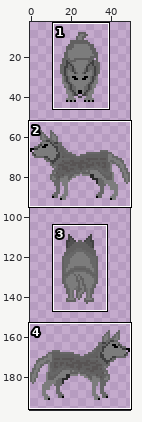
Sprite sheet, stored at resources/textures/wolf.png. The first picture is a wide view before the edit; the outline marks the close-up.
Close-up. Before:
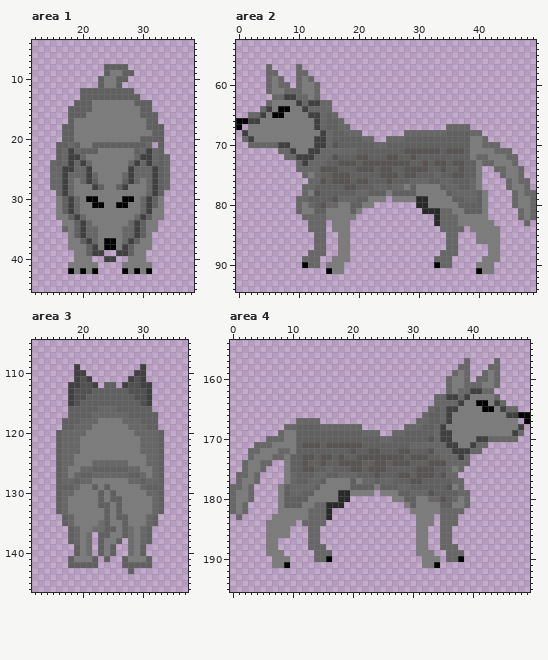
The file is 50x200 pixels. Colours within 5 levels of each other are drawn and written as one. Shown: area 1: x 12..38, y 4..45; area 2: x 0..49, y 53..94; area 3: x 12..37, y 105..146; area 4: x 0..49, y 154..195. The wide view leaves out empty margins.
The result:
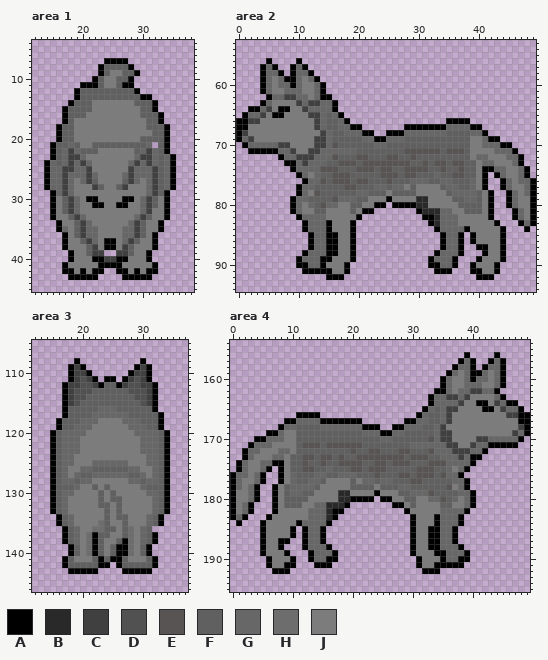
Palette (. is transparent): A #000000  B #292929  C #404040  D #515151  E #585454  F #616060  G #676767  H #6d6d6d  J #7c7c7c
Diff:
Changed rows in their new state; - is an unchanged pixel.
Area 1:
first column x 14:
 7 ----------AAAA--------
 8 ---------A----A-------
 9 ---------A-----A------
10 --------A-----A-------
11 ------AAA----AA-------
12 -----A---------A------
13 -----A----------AA----
14 ----A-------------A---
15 ---A--------------A---
16 ---A---------------A--
17 ---A---------------A--
18 --A-----------------A-
19 --A-----------------A-
20 --A-----------------A-
21 -A------------------A-
22 -A------------------A-
23 -A-------------------A
24 A--------------------A
25 A--------------------A
26 A--------------------A
27 A--------------------A
28 A--------------------A
29 -A------------------A-
30 -A------------------A-
31 -A------------------A-
32 -A------------------A-
33 -A------------------A-
34 --A----------------A--
35 --A----------------A--
36 ---A--------------A---
37 ---A--------------A---
38 ---A--------------A---
39 ----A------------A----
40 ----A---AA--AA---A----
41 ---A-----AAAA-----A---
42 ---A-----A--A-----A---
43 ----AAAAA----AAAAA----
Area 2:
first column x 0:
56 -----A----A---------------------------------------
57 ----A-A--A-A--------------------------------------
58 ----A--A-A--A-------------------------------------
59 ----A---AA---A------------------------------------
60 ----A----A----A-----------------------------------
61 ----A---------A-----------------------------------
62 -----A--------AA----------------------------------
63 ----A-----------A---------------------------------
64 --AA------------A---------------------------------
65 -A---------------A--------------------------------
66 ------------------A----------------AAAA-----------
67 -A-----------------AA-------AAAAAAA----AA---------
68 A--------------------AA--AAA-------------A--------
69 A----------------------AA-----------------AA------
70 -A------------------------------------------AA----
71 --AAAAA---------------------------------------A---
72 -------A---------------------------------------A--
73 --------AA-------------------------------------A--
74 ---------A-------------------------------AA-----A-
75 ----------A------------------------------A-A----A-
76 -----------A-----------------------------A--A----A
77 ----------A------------------------------A--A----A
78 ----------A-------------------------------A--A---A
79 ---------A---------------A----------------A--A---A
80 ---------A-------------AA-AAAA------------A--A---A
81 ---------A-----------AA-------A-----------A---A--A
82 ----------A---------A----------AA---------A---A--A
83 -----------A---A---A------------A----------A---A-A
84 -----------A---A---A-------------A----A-----A---A-
85 ------------A--AA--A--------------A--A-A----A-----
86 ------------A--AA--A--------------A--A-A----A-----
87 ------------A--AA--A--------------A--A--AA--A-----
88 -----------A---AA--A-------------A---A---A--A-----
89 ----------A---AA---A------------A---A---A---A-----
90 ----------A---A---A-------------A---A--A---A------
91 -----------AAAA---A--------------AAA---A---A------
92 ---------------AAA----------------------AAA-------
Area 3:
first column x 15:
108 ----A----------A----
109 ---A-A--------A-A---
110 ---A--A------A--A---
111 ---A---A-AA-A---A---
112 --A-----A--A-----A--
113 --A--------------A--
114 --A--------------A--
115 --A--------------A--
116 --A--------------A--
117 --A---------------A-
118 -A----------------A-
119 -A----------------A-
120 A------------------A
121 A------------------A
122 A------------------A
123 A------------------A
124 A------------------A
125 A------------------A
126 A------------------A
127 A------------------A
128 A------------------A
129 A------------------A
130 A------------------A
131 A------------------A
132 A------------------A
133 A------------------A
134 -A----------------A-
135 -A----------------A-
136 --A-----------------
137 --A----A---------A--
138 --A----A----A----A--
139 ---A---A---AA---A---
140 ---A---A---AA---A---
141 --A-----A-AA-----A--
142 --A-----AA-A-----A--
143 ---AAAAA----AAAAA---
Area 4:
first column x 0:
156 ---------------------------------------A----A-----
157 --------------------------------------A-A--A-A----
158 -------------------------------------A--A-A--A----
159 ------------------------------------A---AA---A----
160 -----------------------------------A----A----A----
161 -----------------------------------A---------A----
162 ----------------------------------AA--------A-----
163 ---------------------------------A-----------A----
164 ---------------------------------A------------AA--
165 --------------------------------A---------------A-
166 -----------AAAA----------------A------------------
167 ---------AA----AAAAAAA-------AA-----------------A-
168 --------A-------------AAA--AA--------------------A
169 ------AA-----------------AA----------------------A
170 ----AA------------------------------------------A-
171 ---A---------------------------------------AAAAA--
172 --A---------------------------------------A-------
173 --A-------------------------------------AA--------
174 -A-----AA-------------------------------A---------
175 -A----A-A------------------------------A----------
176 A----A--A-----------------------------A-----------
177 A----A--A------------------------------A----------
178 A---A--A-------------------------------A----------
179 A---A--A----------------A---------------A---------
180 A---A--A------------AAAA-AA-------------A---------
181 A--A---A-----------A-------AA-----------A---------
182 A--A---A---------AA----------A---------A----------
183 A-A---A----------A------------A---A---A-----------
184 -A---A-----A----A-------------A---A---A-----------
185 -----A----A-A--A--------------A--AA--A------------
186 -----A----A-A--A--------------A--AA--A------------
187 -----A--AA--A--A--------------A--AA--A------------
188 -----A--A---A---A-------------A--AA---A-----------
189 -----A---A---A---A------------A---AA---A----------
190 ------A---A--A---A-------------A---A---A----------
191 ------A---A---AAA--------------A---AAAA-----------
192 -------AAA----------------------AAA---------------
Pixel boxes of the changes (left, top, right, bottom) in both close-ups:
added: (44, 58, 176, 280)
changed: (236, 58, 536, 280)
changed: (50, 358, 170, 574)
changed: (230, 352, 530, 574)
